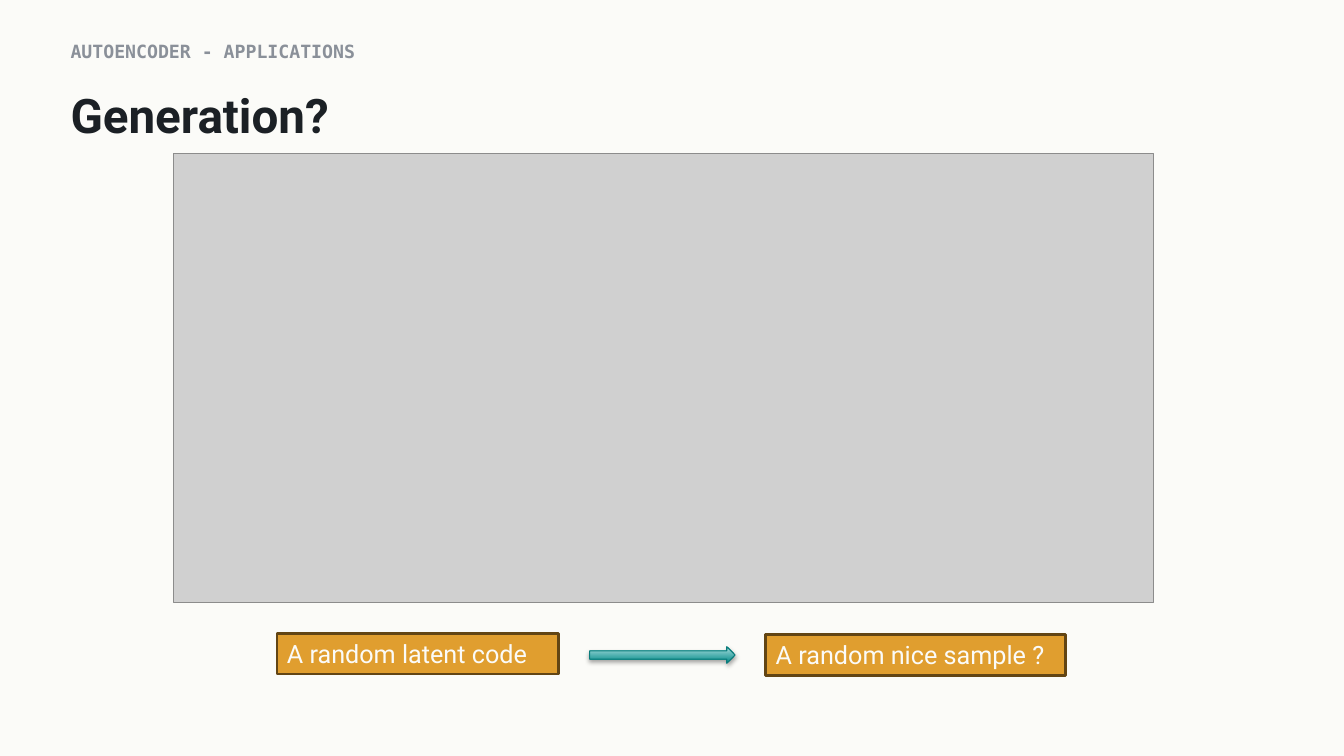
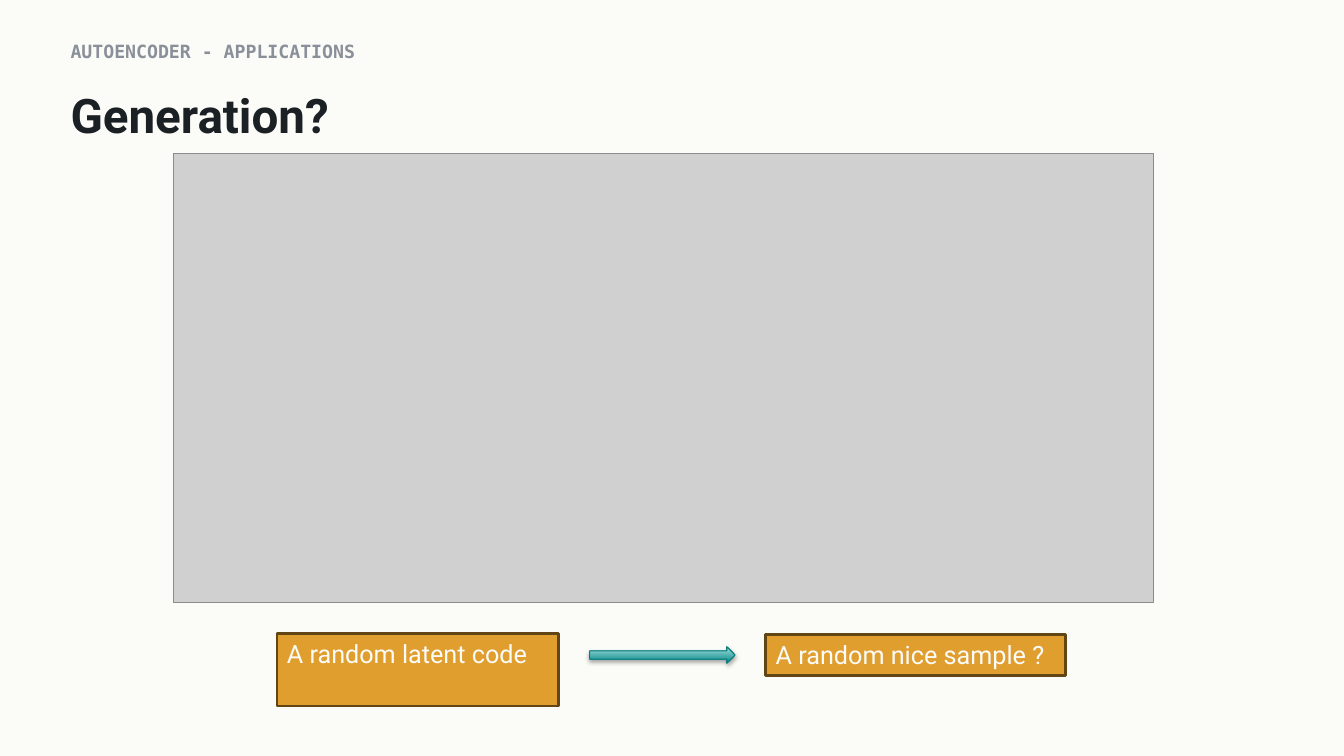
Before and after one commit to indigobio/msacl_dl_course, a slide deck: slide 10 of slides/pptx/lecture11_unsupervised.pptx. Drawn at 1344x756 pixels with LibreOffice and Linux fonts; fonts in the diff are those of the drawing; grey boxes stand for pictures. Boxes give left, top, right and bottom in pixels: in the first picture for what was removed or moved away, otherwise in the second. Text is boxed around its words. In the diff, an @@ line names an element or a change of style, - is before the commit and + after.

```diff
--- a/slides/pptx/lecture11_unsupervised.pptx
+++ b/slides/pptx/lecture11_unsupervised.pptx
@@ rectangle "A random latent code": place and size @@
-rectangle "A random latent code" at bbox=[277, 633, 560, 674]
+rectangle "A random latent code" at bbox=[277, 633, 560, 706]
```
Also in this commit, not shown: 5 other slides changed, 1 slide added, 1 slide removed, 15 other files.
